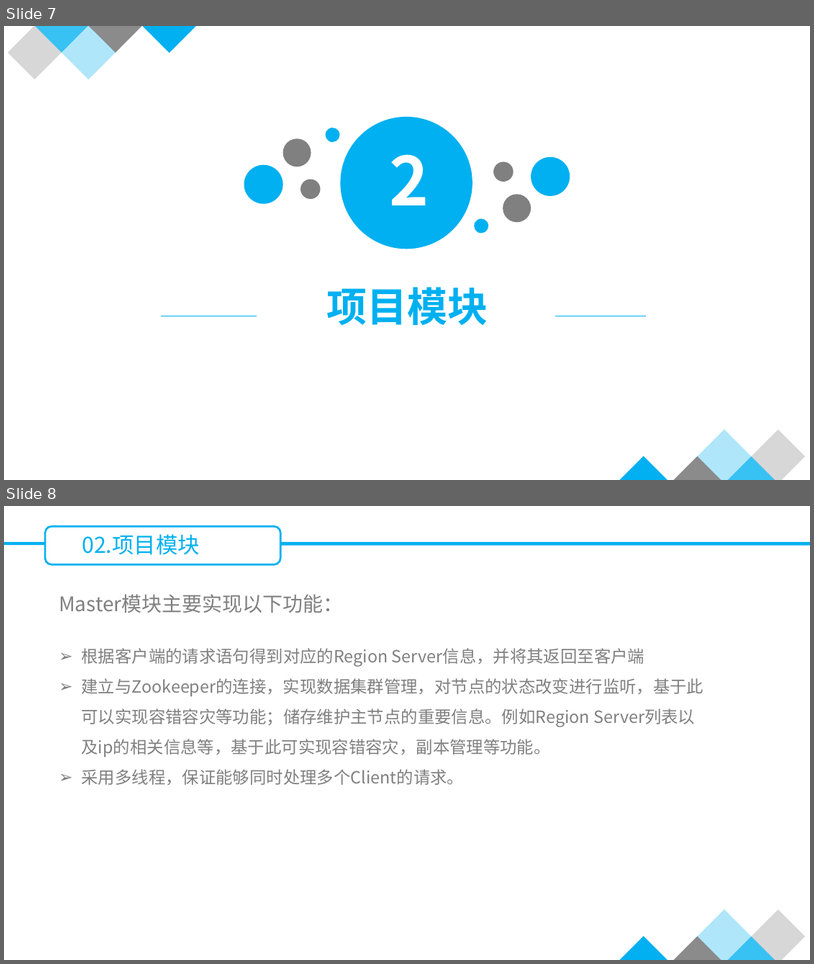
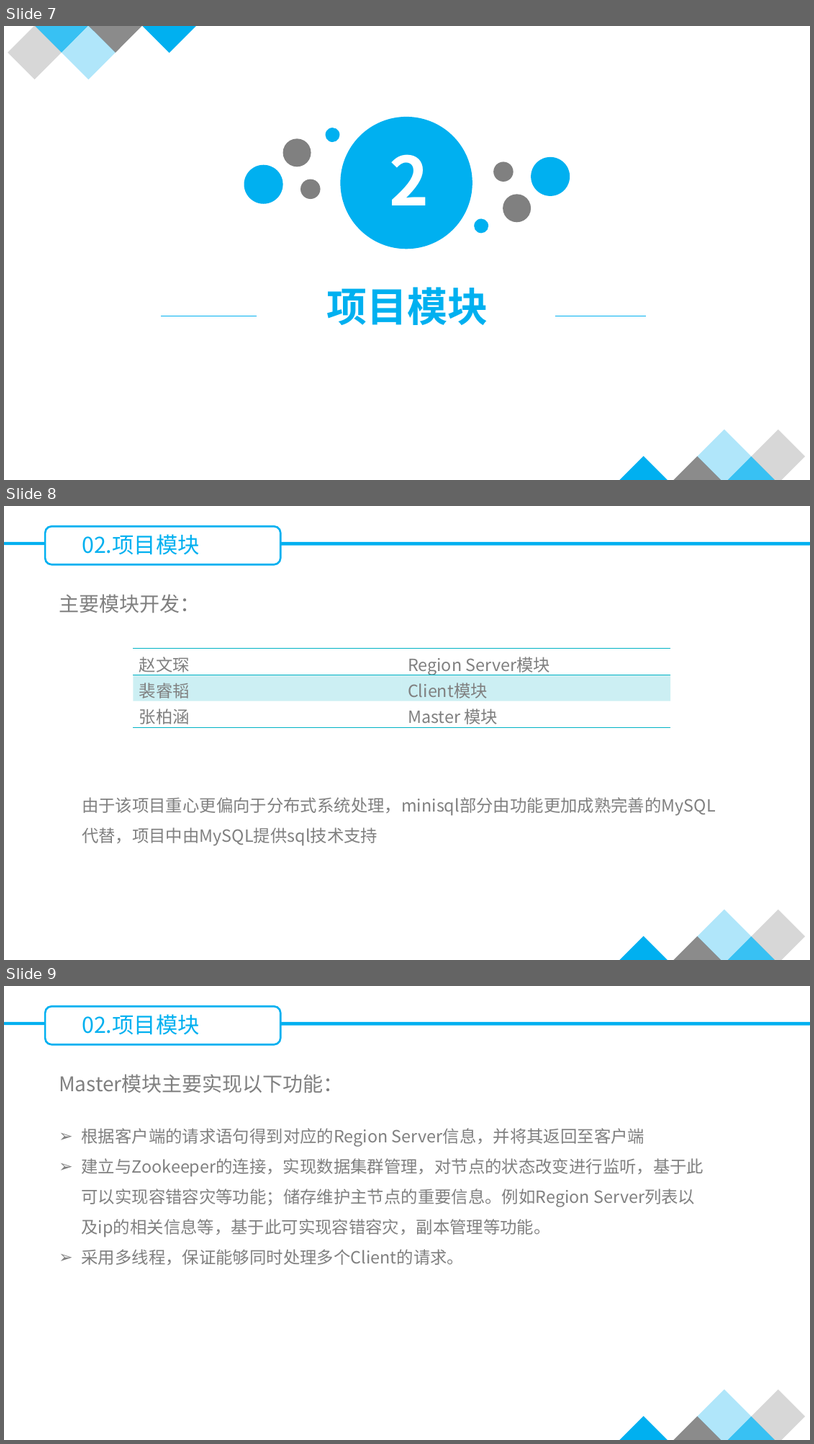
Before and after one commit to zwc233/LargeScaleSystem, a slide deck: Document/分布式MiniSQL答辩PPT.pptx. Shown one above the other, each under a label of ours: slides 7 and 8 before the commit, slides 7, 8 and 9 after it. The pictures are 814x964 and 814x1444 pixels, drawn with LibreOffice and Linux fonts; fonts in the diff are those of the drawing; background and template pictures are left out. Boxes give left, top, right and bottom in pixels: in the first picture for what was removed or moved away, otherwise in the second. Text is boxed around its words. In the diff, an @@ line names an element or a change of style, - is before the commit and + after.

Commit message:
update PPT

```diff
--- a/Document/分布式MiniSQL答辩PPT.pptx
+++ b/Document/分布式MiniSQL答辩PPT.pptx
@@ slide 8 added at (4, 506, 810, 960), background picture (left out) @@
@@ rounded rectangle added at (45, 527, 280, 565), outline #00B0F0 2.25 pt @@
@@ rounded rectangle added at (4, 542, 45, 545), fill #00B0F0 @@
@@ text added at (82, 534, 200, 555), 26 pt, text #00B0F0 @@
+02.项目模块
@@ rounded rectangle added at (281, 542, 810, 546), fill #00B0F0 @@
@@ text added at (59, 594, 200, 613), 24 pt, text #808080 @@
+主要模块开发：
@@ table added at (134, 648, 671, 731), 3 rows, 2 columns @@
+赵文琛 | Region Server模块
+裴睿韬 | Client模块
+张柏涵 | Master 模块
@@ text added at (82, 797, 716, 846), 20 pt, text #808080 @@
+由于该项目重心更偏向于分布式系统处理，minisql部分由功能更加成熟完善的MySQL代替，项目中由MySQL提供sql技术支持
@@ rectangle added at (698, 909, 752, 960), fill #00B0F0 at 31% opacity @@
@@ rectangle added at (751, 909, 805, 960), fill #808080 at 31% opacity @@
@@ rectangle added at (617, 936, 671, 960), fill #00B0F0 @@
@@ rectangle added at (671, 936, 725, 960), fill #808080 at 91% opacity @@
@@ rectangle added at (725, 936, 779, 960), fill #00B0F0 at 78% opacity @@
@@ what was slide 8 is now slide 9 @@
```
